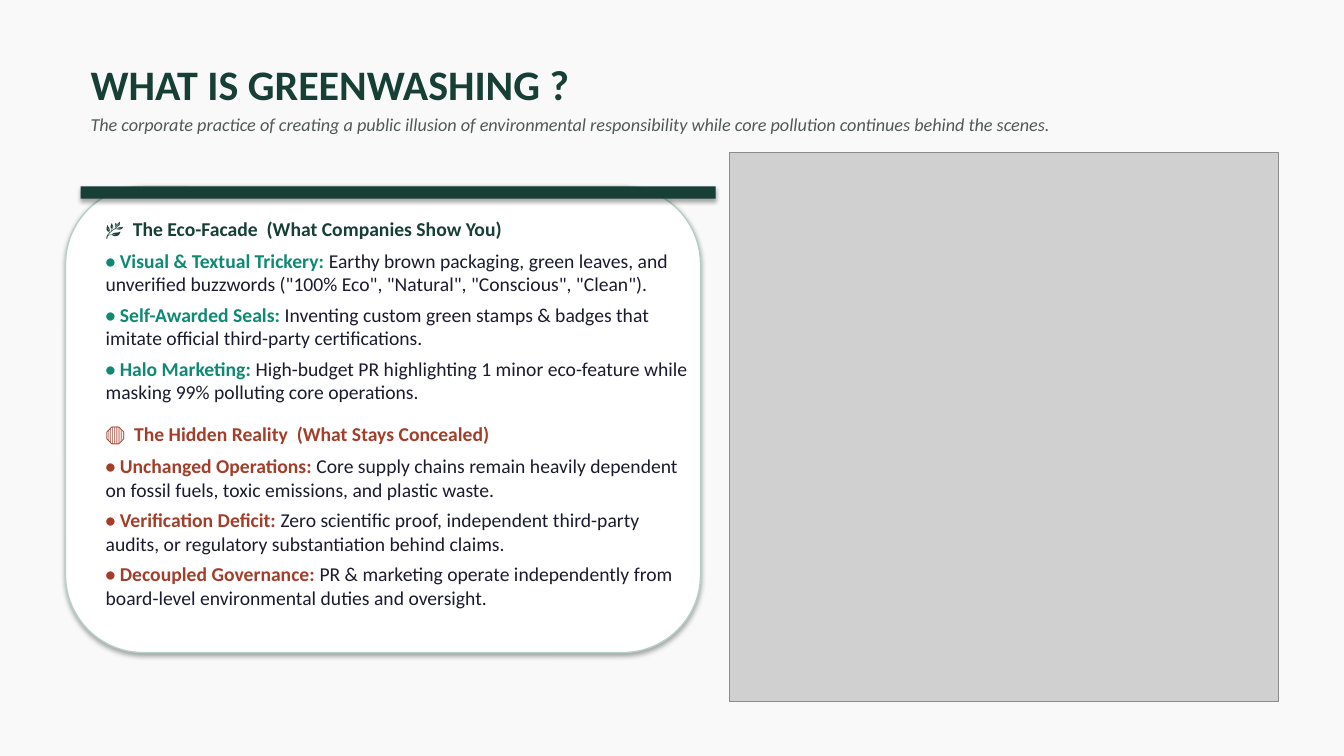
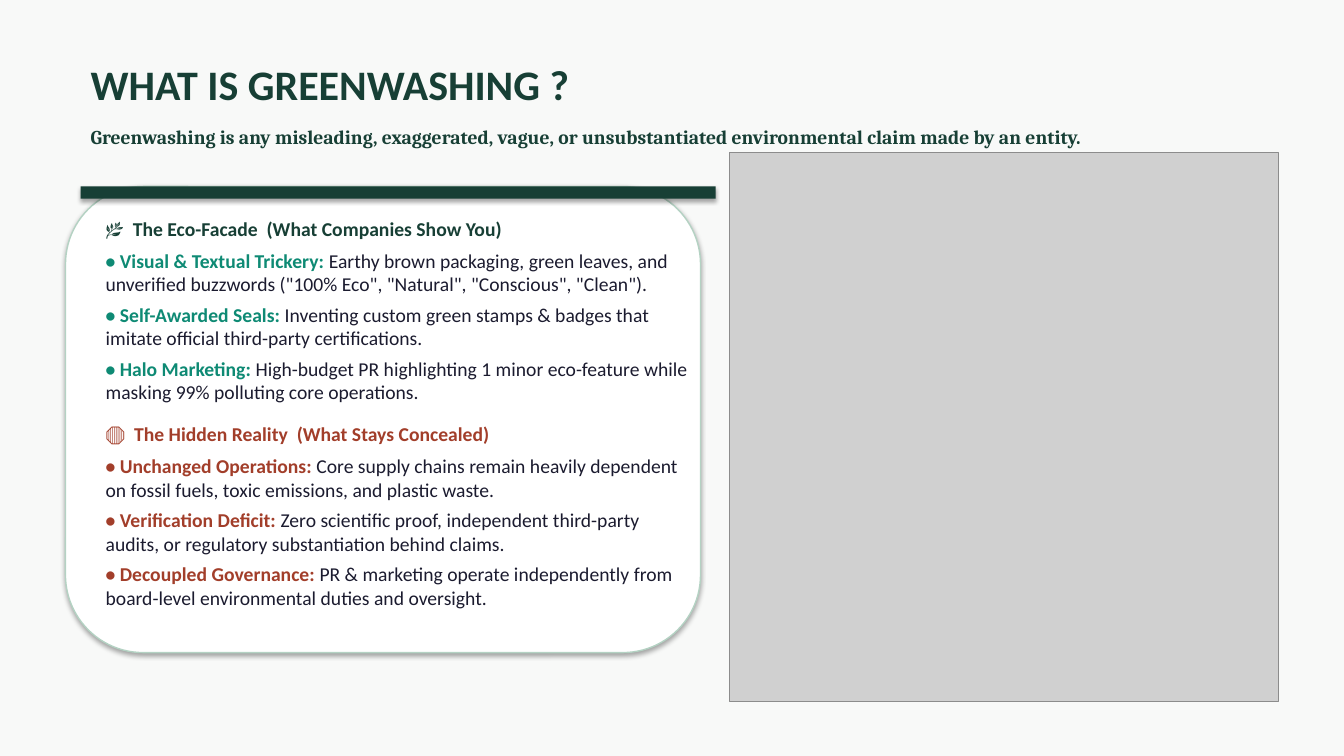
Before and after one commit to atul516/Final-VIva, a slide deck: slide 2 of Thesis Defence Presentation.pptx. Drawn at 1344x756 pixels with LibreOffice and Linux fonts; fonts in the diff are those of the drawing; grey boxes stand for pictures. Boxes give left, top, right and bottom in pixels: in the first picture for what was removed or moved away, otherwise in the second. Text is boxed around its words. In the diff, an @@ line names an element or a change of style, - is before the commit and + after.

Commit message:
refactor: consolidate thesis presentation by removing backup file and updating primary slide deck

```diff
--- a/Thesis Defence Presentation.pptx
+++ b/Thesis Defence Presentation.pptx
@@ text at <box>91,130,1080,149</box>: text changed; size 13 to 14 pt; font Calibri to Cambria; text colour #505A55 to #173F35; bold on; italic off @@
-The corporate practice of creating a public illusion of environmental responsibility while core pollution continues behind the scenes.
+Greenwashing is any misleading, exaggerated, vague, or unsubstantiated environmental claim made by an entity.
```
Also in this commit, not shown: 1 other file.
